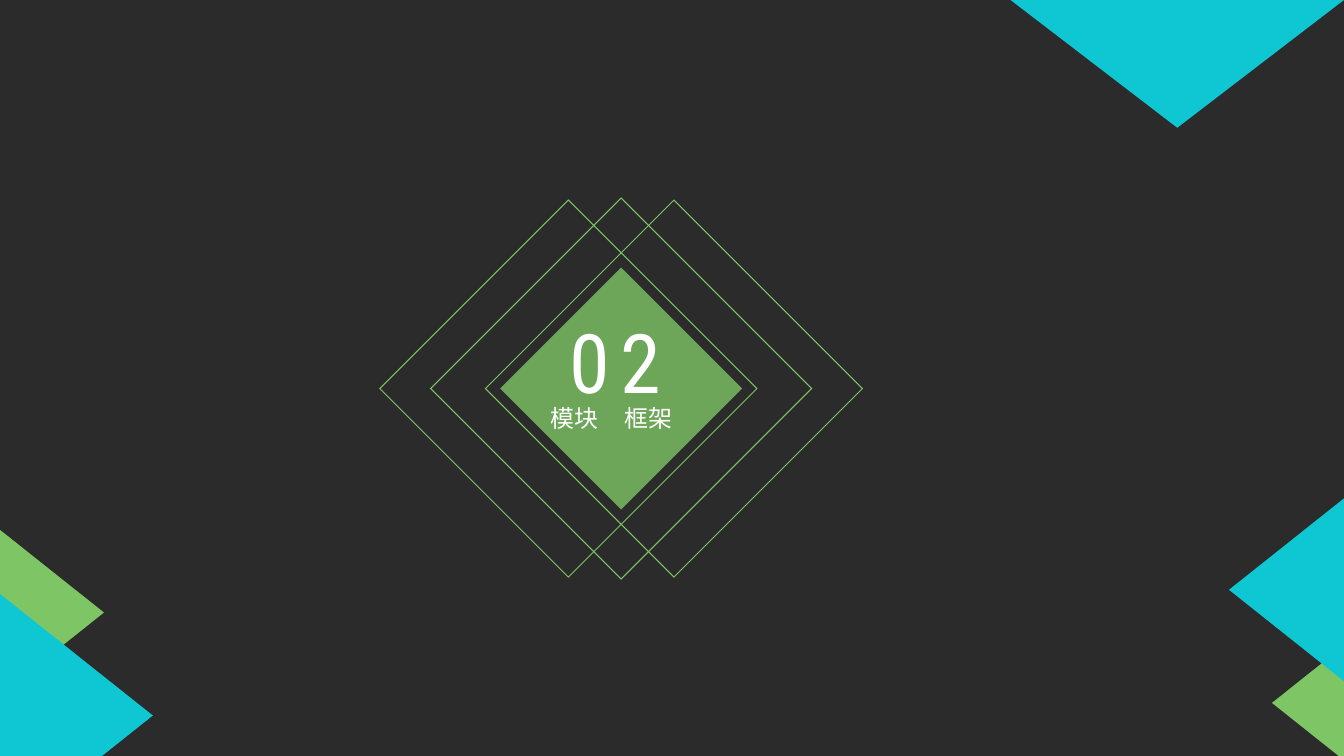
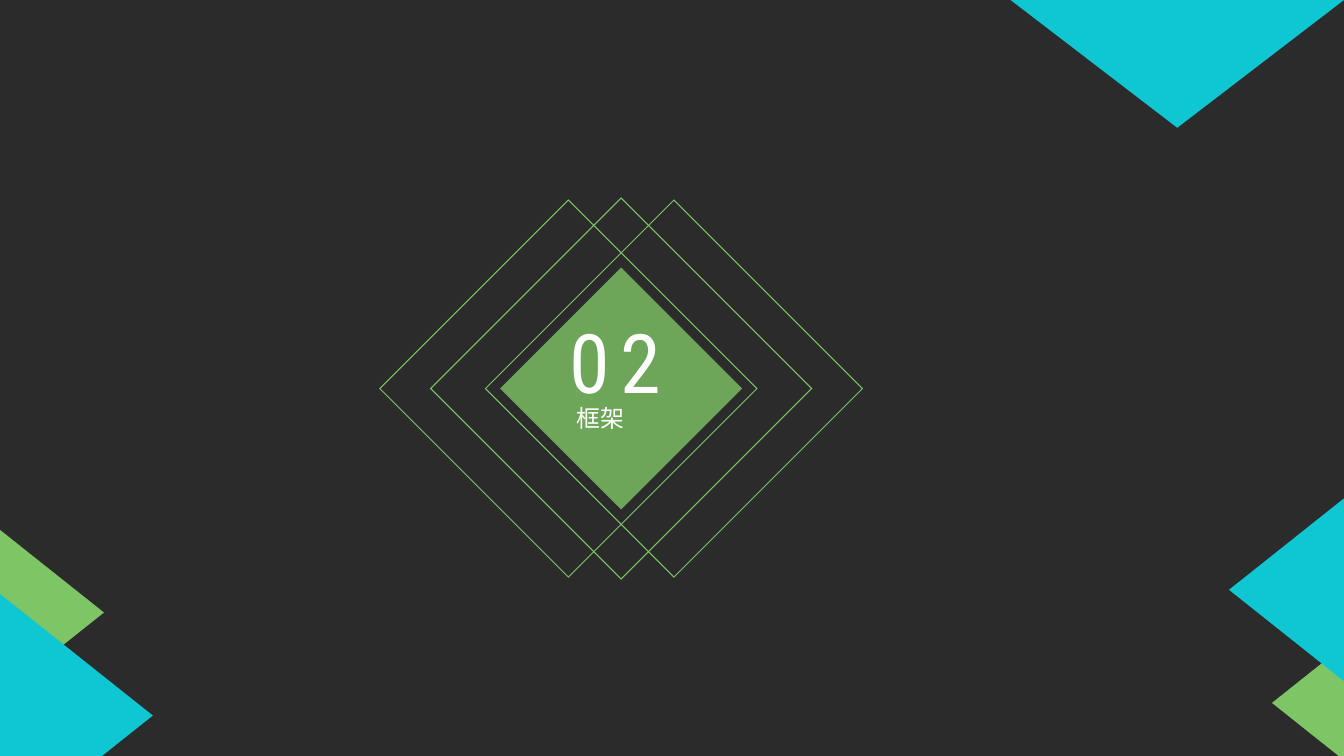
Before and after one commit to zhaoxujavateacher/java1731, a slide deck: slide 10 of 课终复习总结PPT/第四组/第四组HTML知识汇总.pptx. Drawn at 1344x756 pixels with LibreOffice and Linux fonts; fonts in the diff are those of the drawing; background and template pictures are left out; a plain dark background stands for a picture behind light text. Boxes give left, top, right and bottom in pixels: in the first picture for what was removed or moved away, otherwise in the second. Text is boxed around its words. In the diff, an @@ line names an element or a change of style, - is before the commit and + after.

```diff
--- a/课终复习总结PPT/第四组/第四组HTML知识汇总.pptx
+++ b/课终复习总结PPT/第四组/第四组HTML知识汇总.pptx
@@ text at [577,407,625,429]: text changed @@
-模块 框架
+框架
```
Also in this commit, not shown: 1 other slide changed, 4 slides added, 10 slides removed.
